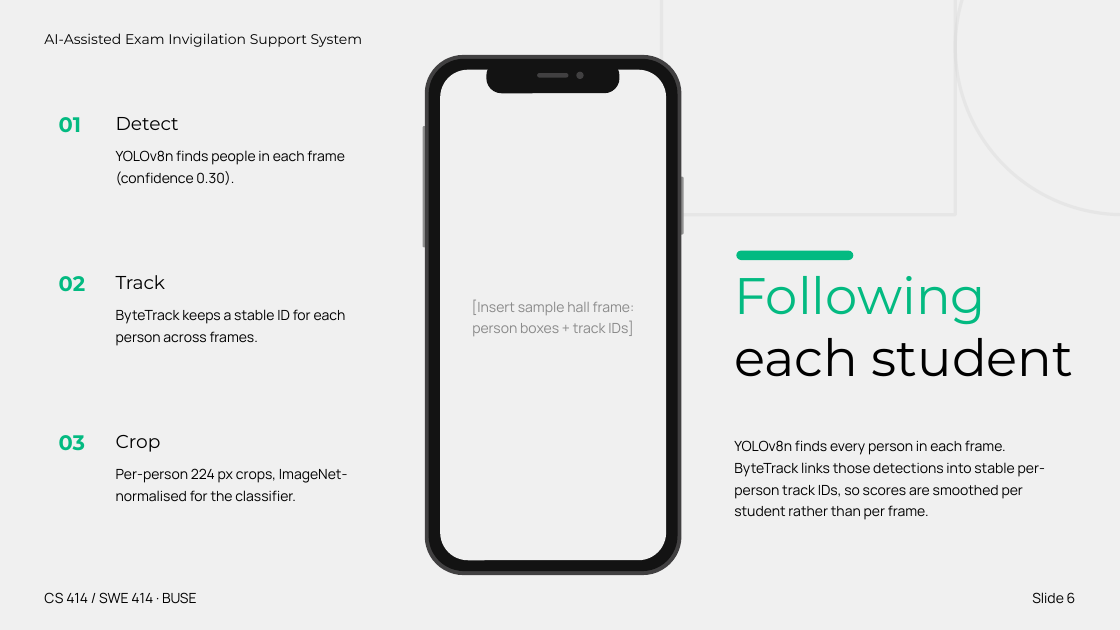
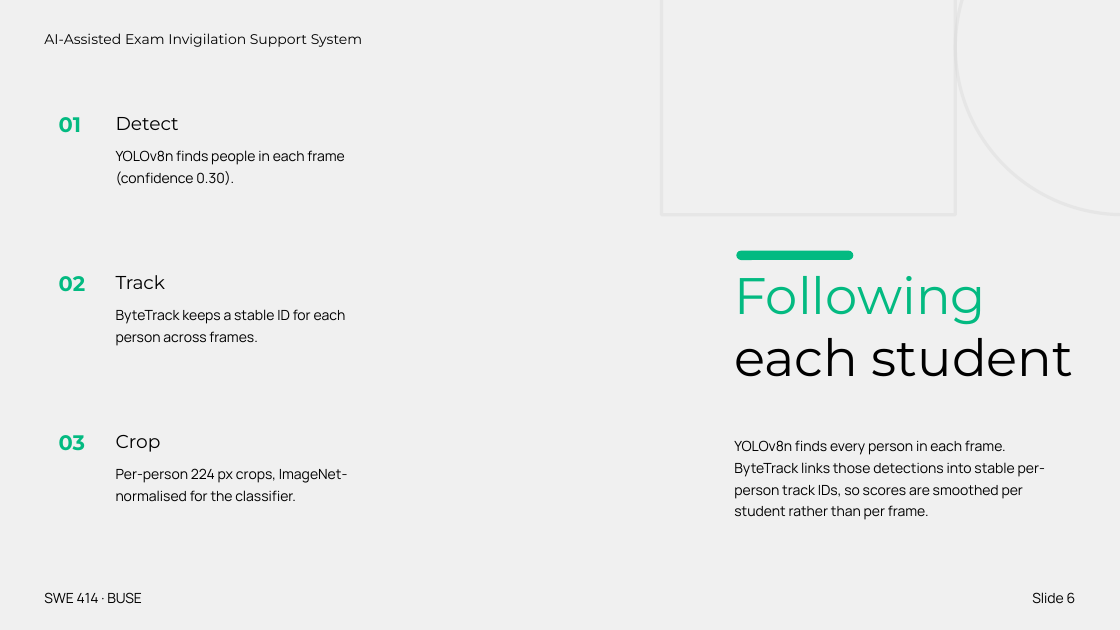
Before and after one commit to sehmaluva/invigilation_system, a slide deck: slide 6 of ai-exam-invigilation.pptx. Drawn at 1120x630 pixels with LibreOffice and Linux fonts; fonts in the diff are those of the drawing. Boxes give left, top, right and bottom in pixels: in the first picture for what was removed or moved away, otherwise in the second. Text is boxed around its words. In the diff, an @@ line names an element or a change of style, - is before the commit and + after.

```diff
--- a/ai-exam-invigilation.pptx
+++ b/ai-exam-invigilation.pptx
@@ rounded rectangle removed at (425,55,682,575) @@
@@ rounded rectangle removed at (429,59,677,571) @@
@@ rounded rectangle removed at (440,70,666,560) @@
-[Insert sample hall frame: person boxes + track IDs]
@@ rounded rectangle removed at (486,60,619,93) @@
@@ rounded rectangle removed at (537,73,568,77) @@
@@ ellipse removed at (576,71,584,79) @@
@@ rounded rectangle removed at (423,126,427,248) @@
@@ rounded rectangle removed at (680,176,684,234) @@
@@ text at (44,592,142,604): text changed @@
-CS 414 / SWE 414 · BUSE
+SWE 414 · BUSE
```
Also in this commit, not shown: 11 other slides changed, 1 slide removed, 1 other file.
